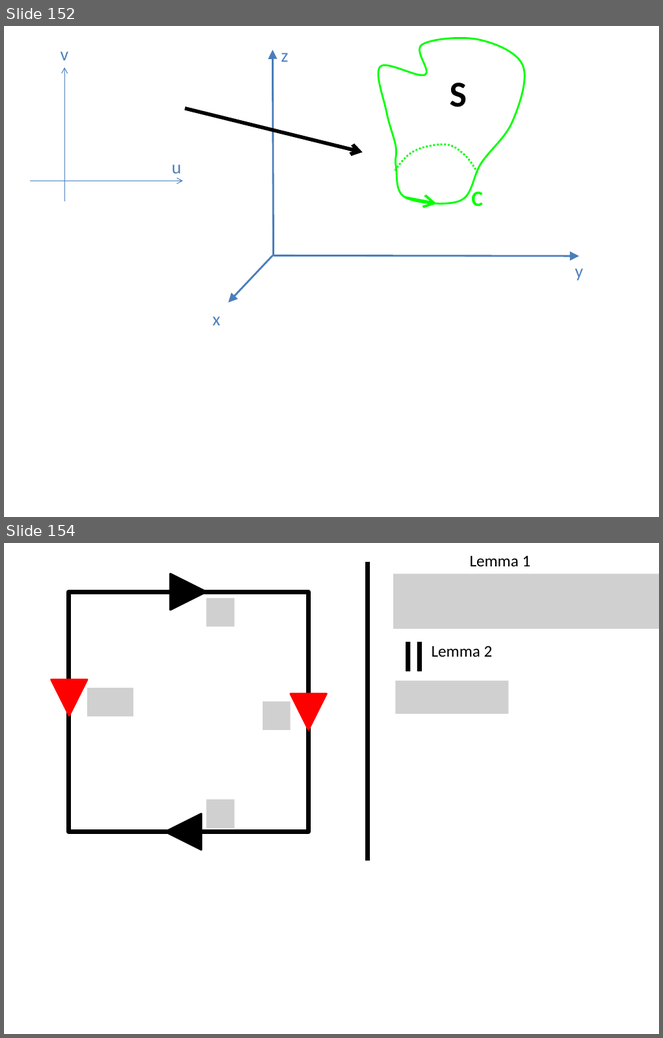
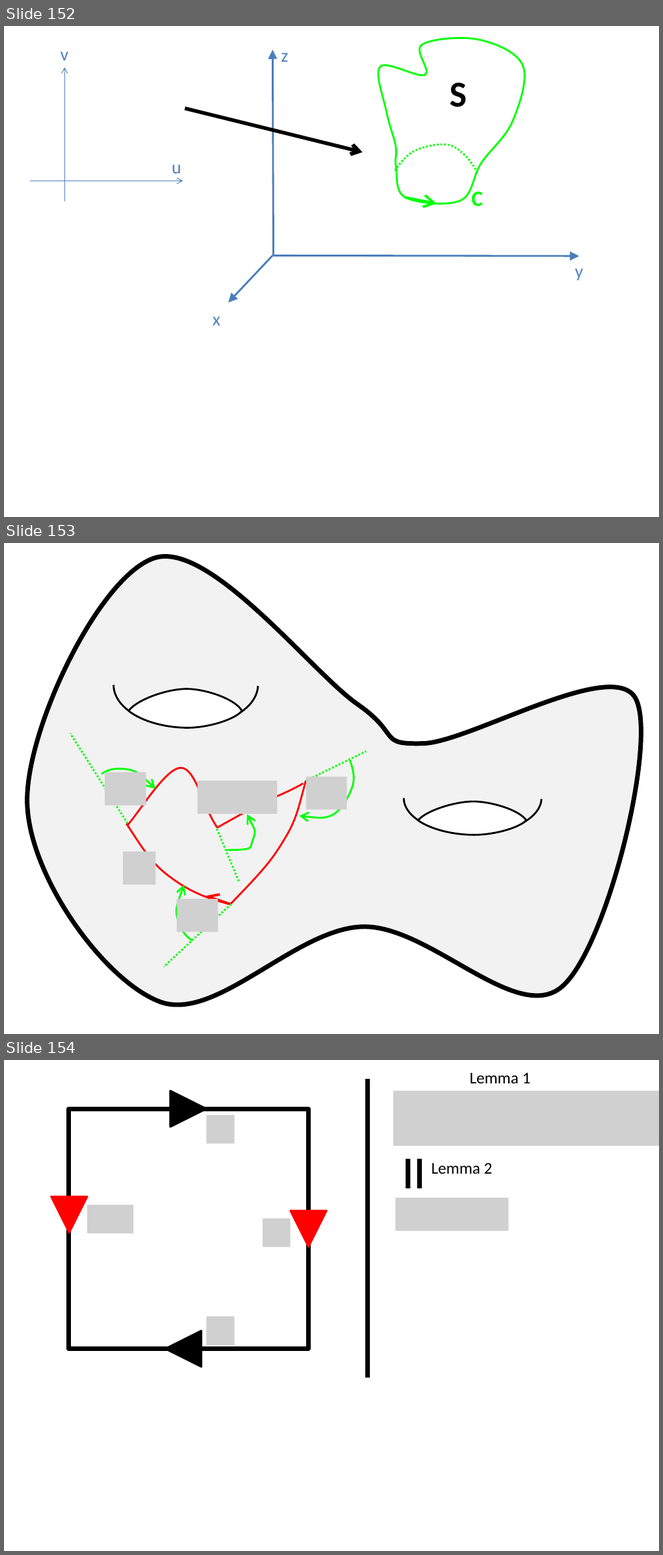
Before and after one commit to lutteropp/GeoTopo, a slide deck: images/Bilder.pptx. Shown one above the other, each under a label of ours: slides 152 and 154 before the commit, slides 152, 153 and 154 after it; the slides between them are not shown. The pictures are 663x1038 and 663x1555 pixels, drawn with LibreOffice and Linux fonts; fonts in the diff are those of the drawing; grey boxes stand for pictures. Boxes give left, top, right and bottom in pixels: in the first picture for what was removed or moved away, otherwise in the second. Text is boxed around its words. In the diff, an @@ line names an element or a change of style, - is before the commit and + after.

```diff
--- a/images/Bilder.pptx
+++ b/images/Bilder.pptx
@@ slide 153 added at bbox=[4, 543, 659, 1034], background #FFFFFF @@
@@ freeform shape added at bbox=[27, 556, 641, 1005], fill #F2F2F2, outline #000000 5 pt @@
@@ arc (boxed as its full ellipse) added at bbox=[113, 642, 258, 727], outline #000000 2 pt @@
@@ freeform shape added at bbox=[129, 689, 242, 728], fill #FFFFFF, outline #000000 2 pt @@
@@ arc (boxed as its full ellipse) added at bbox=[404, 762, 542, 835], outline #000000 2 pt @@
@@ group added at bbox=[70, 733, 366, 967]: 6 freeform shapes, 5 pictures, 4 lines, 1 arrow @@
@@ freeform shape added at bbox=[418, 802, 526, 835], fill #FFFFFF, outline #000000 2 pt @@
```
Also in this commit, not shown: 2 other slides added, 1 slide removed.
